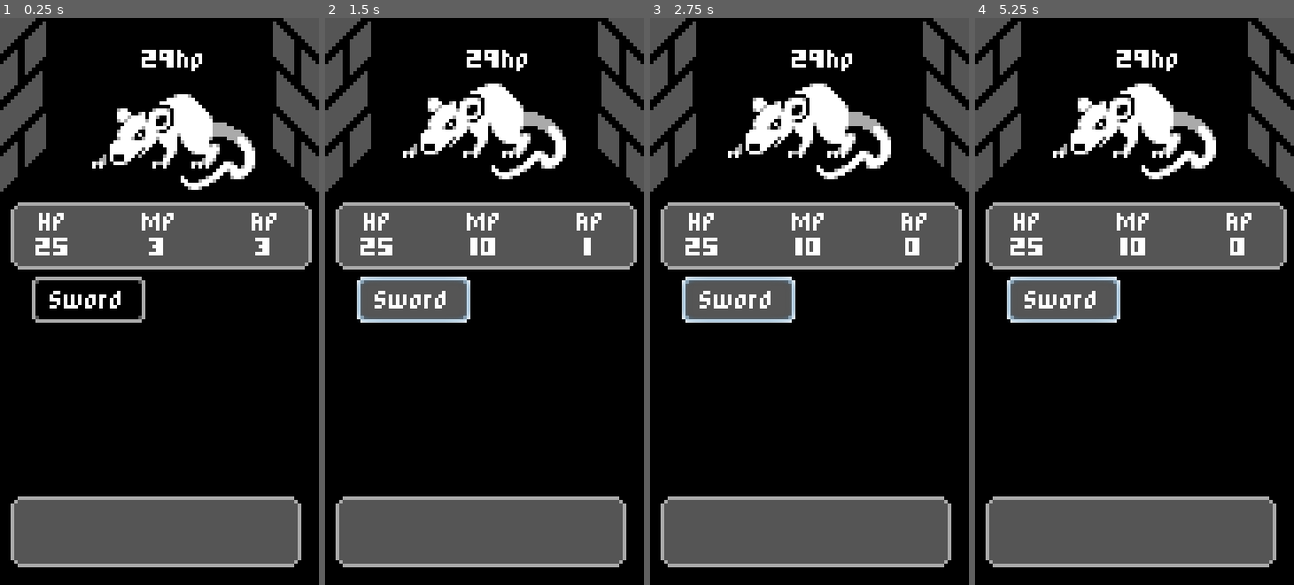
Above: before the commit, frames 1-4 (left to right).
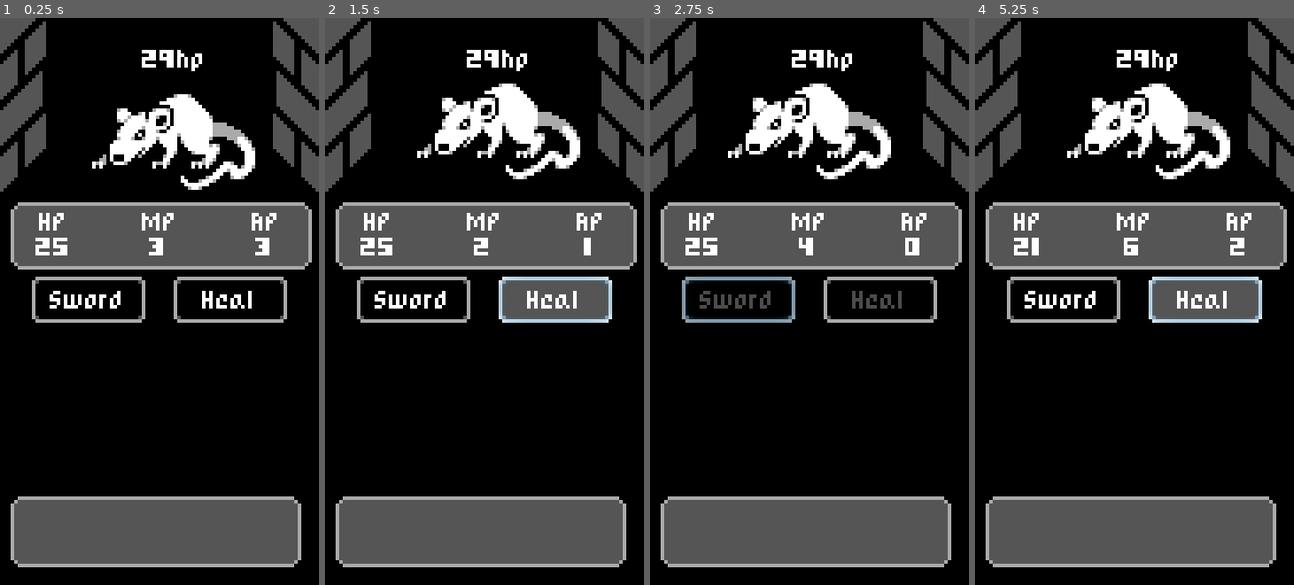
Above: after the commit, the same moments.

Repository: tonytins/mobilerpg
Game: Godot game, scene res://scenes/battle.tscn
The game is run twice, just before and just after one commit, with the same random seed, the same clock (stepped at 60 frames per second) and the same inputs.
Inputs:
- Up to frame 1 (0.25 s): no input
- Up to frame 2 (1.5 s): click "Sword" at 0.5 s; click "Sword" (after the commit: "Heal") at 1.25 s
- Up to frame 3 (2.75 s): click "Sword" at 2 s
- Up to frame 4 (5.25 s): tap Enter at 2.75 s; click "Sword" (after the commit: "Heal") at 3.5 s; click "Sword" at 4.25 s; click "Sword" (after the commit: "Heal") at 5 s

The runs differ from the first frame. In frame 1, 0.8% of the frame differs, in the area x 54-90%, y 45-54%; in frame 2, 9.0%; in frame 3, 3.8%; in frame 4, 9.1%, in the area x 10-90%, y 11-54%.

Commit message:
Heal button
- Dynamically disable and re-enable buttons
- Renamed "grid" node to "buttons"
- Change boot splash color and image

Diff:
--- a/project.godot
+++ b/project.godot
@@ -17,6 +17,8 @@
 
 config/name="Mobile RPG"
 run/main_scene="res://scenes/battle.tscn"
+boot_splash/image="res://sprites/Slime.png"
+boot_splash/bg_color=Color( 0.0431373, 0.0196078, 0.0196078, 1 )
 config/icon="res://icon.png"
 
 [display]
--- a/scenes/battle.tscn
+++ b/scenes/battle.tscn
@@ -7,6 +7,7 @@
 [ext_resource path="res://scenes/swordBtn.tscn" type="PackedScene" id=5]
 [ext_resource path="res://scripts/stats.gd" type="Script" id=6]
 [ext_resource path="res://scripts/statsPanel.gd" type="Script" id=7]
+[ext_resource path="res://scenes/healBtn.tscn" type="PackedScene" id=8]
 
 [node name="battle" type="Node2D"]
 script = ExtResource( 4 )
@@ -101,7 +102,7 @@
 "_edit_use_anchors_": true
 }
 
-[node name="grid" type="GridContainer" parent="ui/base"]
+[node name="buttons" type="GridContainer" parent="ui/base"]
 anchor_left = 0.1
 anchor_top = 0.45625
 anchor_right = 0.911111
@@ -112,8 +113,13 @@
 "_edit_use_anchors_": true
 }
 
-[node name="swordBtn" parent="ui/base/grid" instance=ExtResource( 5 )]
+[node name="swordBtn" parent="ui/base/buttons" instance=ExtResource( 5 )]
 margin_right = 32.0
+margin_bottom = 13.0
+
+[node name="healBtn" parent="ui/base/buttons" instance=ExtResource( 8 )]
+margin_left = 40.0
+margin_right = 72.0
 margin_bottom = 13.0
 [connection signal="ap_changed" from="stats" to="ui/base/statsPnl" method="_on_stats_ap_changed"]
 [connection signal="hp_changed" from="stats" to="ui/base/statsPnl" method="_on_stats_hp_changed"]
--- /dev/null
+++ b/scenes/healBtn.tscn
@@ -0,0 +1,8 @@
+[gd_scene load_steps=3 format=2]
+
+[ext_resource path="res://scenes/baseBtn.tscn" type="PackedScene" id=1]
+[ext_resource path="res://scripts/healBtn.gd" type="Script" id=2]
+
+[node name="healBtn" instance=ExtResource( 1 )]
+text = "Heal"
+script = ExtResource( 2 )
--- a/scripts/battle.gd
+++ b/scripts/battle.gd
@@ -2,14 +2,18 @@
 
 onready var enemy = $enemy
 onready var stats = $stats
-onready var sword_btn = $ui/base/grid/swordBtn
-onready var health_btn = $ui/base/grid/healBtn
-onready var block_btn = $ui/base/grid/blockBtn
+onready var sword_btn = $ui/base/buttons/swordBtn
+onready var health_btn = $ui/base/buttons/healBtn
+onready var block_btn = $ui/base/buttons/blockBtn
+onready var buttons = $ui/base/buttons
 
 func _ready():
 	start_player_turn()
 
 func start_enemy_turn():
+	for btn in buttons.get_children():
+		btn.disabled = true
+
 	if enemy != null:
 		enemy.attack(stats)
 		yield(enemy, "end_turn")
@@ -17,6 +21,9 @@
 	start_player_turn()
 
 func start_player_turn():
+	for btn in buttons.get_children():
+		btn.disabled = false
+
 	stats.ap = stats.max_ap
 	yield(stats, "end_turn")
 	start_enemy_turn()
@@ -27,4 +34,7 @@
 		stats.ap -= 1
 
 func _on_enemy_died():
+	for btn in buttons.get_children():
+		btn.disabled = true
+
 	enemy = null
--- /dev/null
+++ b/scripts/healBtn.gd
@@ -0,0 +1,10 @@
+extends "res://scripts/baseBtn.gd"
+
+func _on_pressed():
+	var main = get_tree().current_scene
+	var stats = main.find_node("stats")
+	if stats != null:
+		if stats.mp >= 8:
+			stats.hp >= 5
+			stats.mp -= 8
+			stats.ap -= 1
Not shown: 1 places in scenes/battle.tscn that only renumber resources
